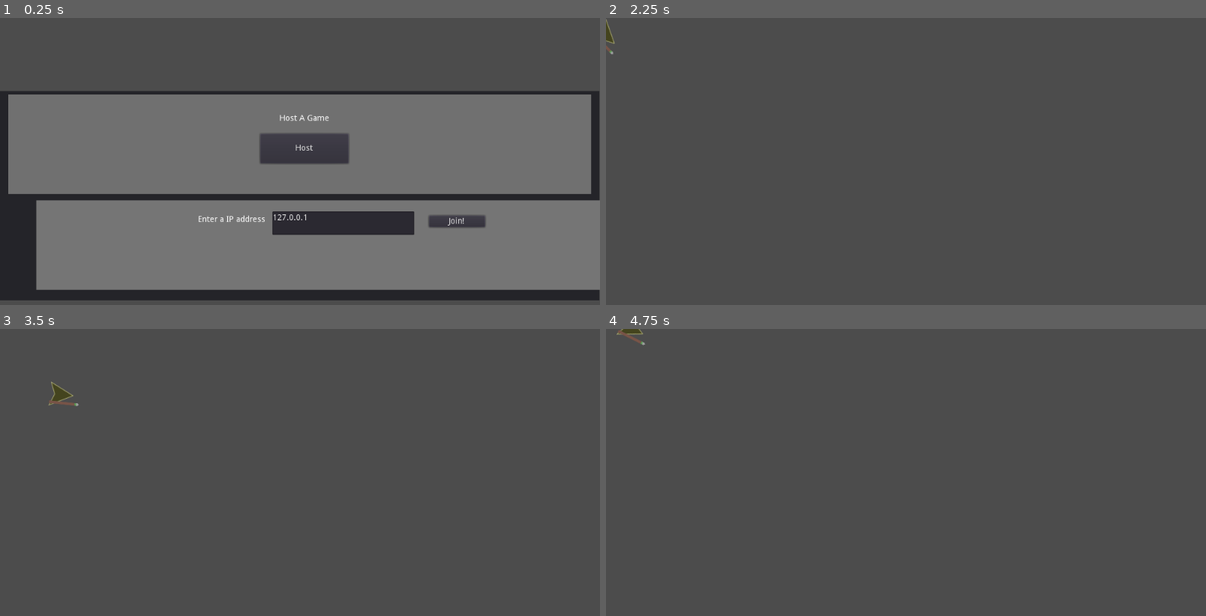
Above: before the commit, frames 1-4 (two rows, left to right).
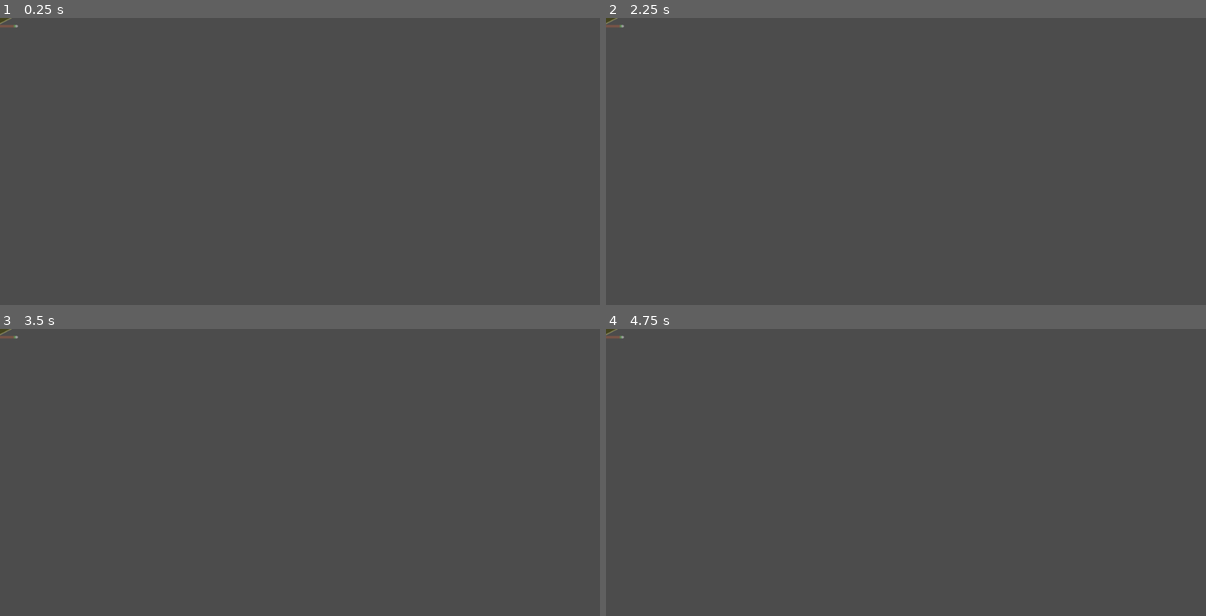
Above: after the commit, the same moments.

Repository: Schwarcraft/DreamGame
Game: Godot game, scene res://Source/Main.tscn
Two runs of this game, one before a commit and one after it. Both use one fixed random seed, a clock stepped at 60 frames per second and the inputs below. Before the commit the project starts from res://Source/Lobby.tscn.
Inputs (mouse positions are in pixels of both pictures, inside the frame that each line leads up to):
- Up to frame 1 (0.25 s): no input
- Up to frame 2 (2.25 s): tap Enter at 0.5 s; move the mouse to (1038, 175) at 0.52 s; hold D (move_right) 0.53-1.25 s; tap E (equip) at 0.6, 2.1 s; click (912, 150) at 1.25 s, where only the run before the commit has a clickable "Host"; tap Space at 2 s; move the mouse to (786, 210) at 2.02 s; hold S (move_down) from 2.03 s (still down)
- Up to frame 3 (3.5 s): tap Enter at 2.75 s; move the mouse to (360, 426) at 2.77 s; release S (move_down) at 2.78 s; hold D (move_right) from 2.78 s (still down); right-click (360, 426) at 2.85 s; tap E (equip) at 3.05 s
- Up to frame 4 (4.75 s): move the mouse to (876, 575) at 3.52 s; release D (move_right) at 3.53 s; hold W (move_up) 3.53-4.28 s; tap E (equip) at 3.6, 4.35 s; move the mouse to (1086, 555) at 4.27 s; hold A (move_left) from 4.28 s (still down)

The runs differ from the first frame. In frame 1, 70% of the frame differs, in the area x 0-100%, y 0-99%; in frame 2, 0.1%; in frame 3, 0.2%; in frame 4, 0.2%.

Commit message:
Working
The build is currently working before this commit.

Diff:
--- a/project.godot
+++ b/project.godot
@@ -16,7 +16,7 @@
 [application]
 
 config/name="Shooter"
-run/main_scene="res://Source/Lobby.tscn"
+run/main_scene="res://Source/Main.tscn"
 
 [autoload]
 
@@ -54,6 +54,16 @@
 "events": [ Object(InputEventKey,"resource_local_to_scene":false,"resource_name":"","device":0,"alt":false,"shift":false,"control":false,"meta":false,"command":false,"pressed":false,"scancode":69,"unicode":0,"echo":false,"script":null)
  ]
 }
+equip_pickaxe={
+"deadzone": 0.5,
+"events": [ Object(InputEventKey,"resource_local_to_scene":false,"resource_name":"","device":0,"alt":false,"shift":false,"control":false,"meta":false,"command":false,"pressed":false,"scancode":82,"unicode":0,"echo":false,"script":null)
+ ]
+}
+left_click={
+"deadzone": 0.5,
+"events": [ Object(InputEventMouseButton,"resource_local_to_scene":false,"resource_name":"","device":0,"alt":false,"shift":false,"control":false,"meta":false,"command":false,"button_mask":0,"position":Vector2( 0, 0 ),"global_position":Vector2( 0, 0 ),"factor":1.0,"button_index":1,"pressed":false,"doubleclick":false,"script":null)
+ ]
+}
 
 [layer_names]
 
